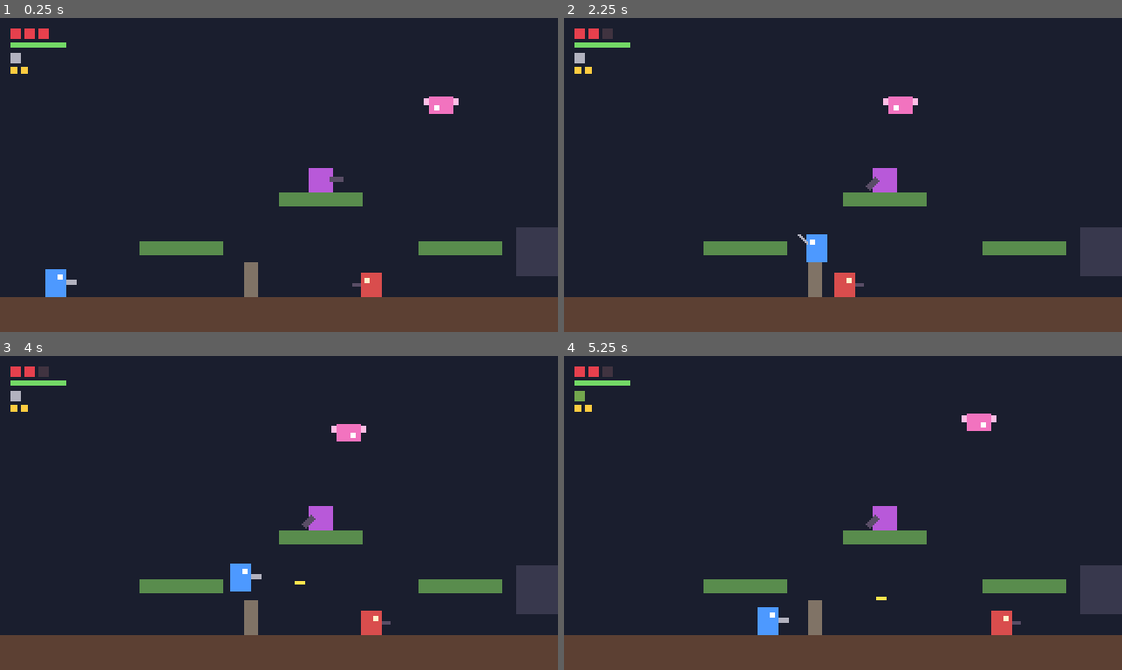
Above: before the commit, frames 1-4 (two rows, left to right).
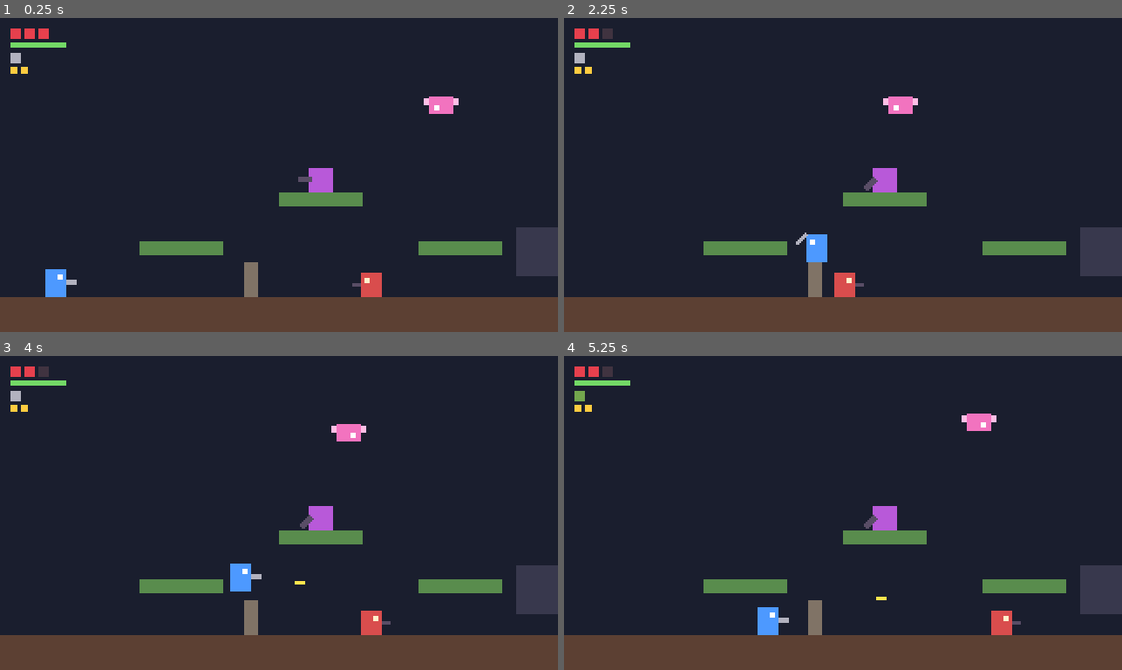
Above: after the commit, the same moments.

Repository: larrycxcx/zonebreaker-public
Game: Godot game, scene res://scenes/main.tscn
The game is run twice, just before and just after one commit, with the same random seed, the same clock (stepped at 60 frames per second) and the same inputs. Sound files missing from this copy of the repository are replaced by a short silence.
Inputs (mouse positions are in pixels of both pictures, inside the frame that each line leads up to):
- Up to frame 1 (0.25 s): no input
- Up to frame 2 (2.25 s): tap Enter at 0.5 s; move the mouse to (965, 159) at 0.52 s; hold J (shoot) 0.53-1.28 s; hold D (move_right) 0.53-2.03 s; click (965, 159) at 0.67 s; tap Space (jump) at 0.77, 1.52 s; move the mouse to (731, 190) at 1.27 s; tap S (aim_down) at 1.35 s; tap J (shoot) at 1.55 s; move the mouse to (898, 105) at 2.02 s; hold A (move_left) from 2.03 s (still down); hold W (aim_up) from 2.03 s (still down)
- Up to frame 3 (4 s): tap J (shoot) at 2.3, 3.05 s; move the mouse to (251, 575) at 2.77 s; release A (move_left) at 2.78 s; release W (aim_up) at 2.78 s; hold D (move_right) from 2.78 s (still down); tap Ctrl (crouch) at 2.85 s; click (251, 575) at 2.92 s; tap Space (jump) at 3.02, 3.77 s; move the mouse to (446, 560) at 3.52 s; hold J (shoot) from 3.53 s (still down)
- Up to frame 4 (5.25 s): move the mouse to (675, 465) at 4.27 s; release D (move_right) at 4.28 s; release J (shoot) at 4.28 s; hold A (move_left) 4.28-5.03 s; tap Alt (sprint) at 4.35 s; tap Space (jump) at 4.52 s; tap J (shoot) at 4.55 s; move the mouse to (870, 513) at 5.02 s; hold D (move_right) from 5.03 s (still down); hold J (shoot) from 5.03 s (still down); tap Shift (switch_weapon) at 5.1 s; click (870, 513) at 5.17 s

The runs differ from the first frame. In frame 1, less than 0.1% of the frame differs, in the area x 53-62%, y 50-53%; in frame 2, less than 0.1%; in frame 3, less than 0.1%; in frame 4, less than 0.1%.

Commit message:
Fix characters vanishing when flipped: stop using negative scale
Flipping a Visual with scale.x = -1 makes its ColorRect children report
a broken global rect (offset by a full body width, negative height).
The renderer culls canvas items by that rect, so the whole character was
dropped at some positions - Boss A vanished on about 19% of its airborne
frames. The player and every enemy flipped the same way.

Flipping now mirrors each child's x position instead (VisualFlip), with
scale kept positive, and rotating gun barrels aim through
VisualFlip.aim_gun(). tests/test_visuals.gd checks the rects stay valid
and that turning around mirrors the parts, which headless tests can
verify without rendering.

Co-Authored-By: Claude Opus 5 <noreply@anthropic.com>

Diff:
--- a/scenes/boss_a.tscn
+++ b/scenes/boss_a.tscn
@@ -23,12 +23,12 @@
 burst_min = 3
 burst_max = 3
 shoot_event = &"turret_shoot"
+gun_visual = NodePath("Visual/Gun")
 
 [node name="CollisionShape2D" type="CollisionShape2D" parent="."]
 shape = SubResource("RectangleShape2D_1")
 
 [node name="Visual" type="Node2D" parent="."]
-scale = Vector2(-1, 1)
 
 [node name="Body" type="ColorRect" parent="Visual"]
 offset_left = -12.0
@@ -58,6 +58,5 @@
 offset_top = 7.0
 offset_right = 17.0
 offset_bottom = 11.0
-pivot_offset = Vector2(0, 2)
 mouse_filter = 2
 color = Color(0.25, 0.25, 0.28, 1)
--- a/scripts/boss_a.gd
+++ b/scripts/boss_a.gd
@@ -41,9 +41,6 @@
 var _roam_dir := -1
 var _turn_timer := 0.0
 var _jump_timer := 0.0
-
-@onready var _gun: Control = $Visual/Gun
-
 
 func _ready() -> void:
 	super()
@@ -146,7 +143,6 @@
 	return global_position + d * MUZZLE_REACH
 
 
-## 占位美术：身体朝向 + 枪管转到瞄准方向（Visual 左右翻转，所以枪管按翻转后的本地方向转）。
+## 占位美术：身体朝向 + 枪管转到瞄准方向（枪管由基类按 gun_visual 转，方向取 shoot_direction()）。
 func _show_facing() -> void:
-	_visual.scale.x = facing
-	_gun.rotation = Vector2(aim_direction.x * facing, aim_direction.y).angle()
+	_apply_visual_facing()
--- a/scripts/enemy.gd
+++ b/scripts/enemy.gd
@@ -79,6 +79,8 @@
 var _stand_height := 0.0
 ## 当前瞄准方向已经保持了多久。
 var _aim_timer := 0.0
+## Visual 下每个子节点朝右时的横向位置，翻转时按它镜像（见 VisualFlip）。
+var _visual_bases := {}
 
 @onready var _visual: Node2D = $Visual
 ## 枪口。新敌人把它直接挂在本体下（`Muzzle`），和外观无关（见 CLAUDE.md「皮肤与素材包」）；
@@ -96,6 +98,8 @@
 func _ready() -> void:
 	add_to_group(GROUP)
 	health = max_health
+	_visual_bases = VisualFlip.capture(_visual)
+	_apply_visual_facing()
 	_stand_height = (_shape.shape as RectangleShape2D).size.y
 
 
@@ -179,18 +183,18 @@
 	return aim != Aim.LEVEL
 
 
-## 占位美术：把枪管转到瞄准方向。
+## 按当前朝向摆放外观。**不要用负的 scale 翻转**，原因见 VisualFlip。
+func _apply_visual_facing() -> void:
+	VisualFlip.apply(_visual_bases, facing)
+	_show_aim()
+
+
+## 占位美术：把枪管转到开火方向。
 func _show_aim() -> void:
 	var gun := get_node_or_null(gun_visual) as Control
 	if gun == null:
 		return
-	match aim:
-		Aim.DIAGONAL_UP:
-			gun.rotation = -PI / 4.0
-		Aim.DIAGONAL_DOWN:
-			gun.rotation = PI / 4.0
-		_:
-			gun.rotation = 0.0
+	VisualFlip.aim_gun(gun, facing, shoot_direction())
 
 
 ## 从枪口到 `point` 之间有没有实心障碍（墙、地面、矮通道）挡着；单向平台不挡。规则见 Sight。
--- a/scripts/enemy_flyer.gd
+++ b/scripts/enemy_flyer.gd
@@ -32,7 +32,7 @@
 func _ready() -> void:
 	super()
 	facing = start_direction
-	_visual.scale.x = facing
+	_apply_visual_facing()
 	set_anchor(global_position)
 
 
@@ -112,4 +112,4 @@
 	if value == facing:
 		return
 	facing = value
-	_visual.scale.x = facing
+	_apply_visual_facing()
--- a/scripts/enemy_turret.gd
+++ b/scripts/enemy_turret.gd
@@ -20,4 +20,4 @@
 	if offset_x == 0.0:
 		return
 	facing = signi(offset_x)
-	_visual.scale.x = facing
+	_apply_visual_facing()
--- a/scripts/enemy_walker.gd
+++ b/scripts/enemy_walker.gd
@@ -60,7 +60,7 @@
 
 
 func _apply_facing() -> void:
-	_visual.scale.x = facing
+	_apply_visual_facing()
 	_floor_check.position.x = absf(_floor_check.position.x) * facing
 	_wall_check.target_position.x = absf(_wall_check.target_position.x) * facing
 	# 掉头后立刻重算，避免下一帧还用旧结果导致反复抖动。
--- a/scripts/player.gd
+++ b/scripts/player.gd
@@ -91,6 +91,8 @@
 ## 每把武器一个槽，各自记冷却和弹药：切走再切回来，冷却和弹药都还在。
 var _slots: Array[WeaponSlot] = []
 var _ultimate := WeaponSlot.new()
+## Visual 下每个子节点朝右时的横向位置，翻转时按它镜像（见 VisualFlip）。
+var _visual_bases := {}
 var _invincible_timer := 0.0
 ## 不闪烁的无敌（终极武器用）。暂停期间玩家的计时也停着，所以它能覆盖整个定格。
 var _shield_timer := 0.0
@@ -127,6 +129,7 @@
 	var headroom := STAND_HEIGHT - CROUCH_HEIGHT
 	(_head_check.shape as RectangleShape2D).size.y = headroom
 	_head_check.position.y = -STAND_HEIGHT / 2.0 + headroom / 2.0
+	_visual_bases = VisualFlip.capture(_visual)
 
 
 func _physics_process(delta: float) -> void:
@@ -191,7 +194,7 @@
 	var speed := move_speed * _speed_scale()
 	if direction != 0.0:
 		facing = signi(direction)
-		_visual.scale.x = facing
+		VisualFlip.apply(_visual_bases, facing)
 		velocity.x = move_toward(velocity.x, direction * speed, acceleration * control * delta)
 	else:
 		velocity.x = move_toward(velocity.x, 0.0, friction * control * delta)
--- /dev/null
+++ b/scripts/visual_flip.gd
@@ -0,0 +1,42 @@
+class_name VisualFlip
+extends RefCounted
+## 外观左右翻转的共用做法：**不要用负的 `scale`**。
+##
+## 负 scale 会让 `Visual` 下的 Control（占位美术用的 ColorRect）算出错误的绘制矩形
+## （`get_global_rect()` 的位置整整偏出一个身宽、高度是负的），引擎按这个矩形做屏幕剔除，
+## 于是在某些位置整块外观会被当成「在屏幕外」直接不画——表现为 Boss A 跳到空中时偶尔整个消失。
+## 每个角色都是这么翻转的，只是 Boss A 体积最大、跳得最高，才把问题暴露出来。
+##
+## 这里改成保持 scale 为正，把 `Visual` 下每个子节点的横向位置镜像过去：
+## 方块（Control）按 `-x - 宽度` 镜像（镜像的是整块矩形），枪口之类的点（Node2D）按 `-x` 镜像。
+## 场景里一律按**朝右**的摆法来摆。
+
+
+## 记下 Visual 下每个子节点的原始横向位置，在翻转之前调用一次（一般在 _ready 里）。
+static func capture(visual: Node2D) -> Dictionary:
+	var bases := {}
+	for child in visual.get_children():
+		if child is Control:
+			bases[child] = (child as Control).position.x
+		elif child is Node2D:
+			bases[child] = (child as Node2D).position.x
+	return bases
+
+
+## 按朝向摆放：facing = 1 用原始位置，facing = -1 镜像。
+static func apply(bases: Dictionary, facing: int) -> void:
+	for child in bases:
+		var base: float = bases[child]
+		if child is Control:
+			var rect := child as Control
+			rect.position.x = base if facing > 0 else -base - rect.size.x
+		else:
+			(child as Node2D).position.x = base if facing > 0 else -base
+
+
+## 把会转动的枪管（占位美术）指向 direction。
+## 枪管场景里按「朝右、从身体伸出去」摆；转动中心取靠身体那一端，朝左时它在矩形的右边。
+static func aim_gun(gun: Control, facing: int, direction: Vector2) -> void:
+	gun.pivot_offset = Vector2(0.0 if facing > 0 else gun.size.x, gun.size.y / 2.0)
+	# 朝左时矩形本身已经镜像过去了（自身的 +x 指向身体），所以要多转半圈。
+	gun.rotation = direction.angle() - (0.0 if facing > 0 else PI)
--- a/tests/run_tests.gd
+++ b/tests/run_tests.gd
@@ -23,6 +23,7 @@
 	"ultimate": "res://tests/test_ultimate.gd",
 	"boss": "res://tests/test_boss.gd",
 	"boss_a": "res://tests/test_boss_a.gd",
+	"visuals": "res://tests/test_visuals.gd",
 	"audio": "res://tests/test_audio.gd",
 }
 
--- a/tests/test_enemy_aim.gd
+++ b/tests/test_enemy_aim.gd
@@ -41,6 +41,12 @@
 	if is_instance_valid(enemy):
 		enemy.shot_fired.disconnect(record)
 	return {"shots": shots, "moved": absf(enemy.global_position.x - x0) if is_instance_valid(enemy) else 0.0, "stood_still": stood_still}
+
+
+## 枪管（占位美术）实际指着哪个方向：枪管按「朝右」摆，朝左时整块镜像过去，所以本地 +x 指向身体。
+func gun_direction(e: Enemy) -> Vector2:
+	var gun: Control = e.get_node(e.gun_visual)
+	return (Vector2.RIGHT if e.facing > 0 else Vector2.LEFT).rotated(gun.rotation)
 
 
 func _all_toward(shots: Array, expected: Vector2) -> bool:
@@ -104,7 +110,7 @@
 	check("B aims diagonally up", b.aim == Enemy.Aim.DIAGONAL_UP, str(b.aim))
 	check("B fires diagonally up-left", _all_toward(w["shots"], Vector2(-DIAGONAL, -DIAGONAL)), str(w["shots"].map(func(s): return s["direction"])))
 	check("B still fires in bursts", w["shots"].size() >= 2, str(w["shots"].size()))
-	check("the gun is turned up", is_equal_approx(b.get_node(b.gun_visual).rotation, -PI / 4.0))
+	check("the gun points up-left", gun_direction(b).is_equal_approx(Vector2(-DIAGONAL, -DIAGONAL)), str(gun_direction(b)))
 
 
 func test_a_burst_keeps_its_direction() -> void:
@@ -214,7 +220,7 @@
 	check("the turret aims diagonally up", turret.aim == Enemy.Aim.DIAGONAL_UP, str(turret.aim))
 	check("it fires up-left", _all_toward(w["shots"], Vector2(-DIAGONAL, -DIAGONAL)), str(w["shots"].map(func(s): return s["direction"])))
 	check("the player on the platform gets hit", player.health < player.max_health, str(player.health))
-	check("the barrel is turned up", is_equal_approx(turret.get_node(turret.gun_visual).rotation, -PI / 4.0))
+	check("the barrel points up-left", gun_direction(turret).is_equal_approx(Vector2(-DIAGONAL, -DIAGONAL)), str(gun_direction(turret)))
 
 
 func test_turret_turns_for_a_diagonal_target_behind_it() -> void:
--- a/tests/test_player.gd
+++ b/tests/test_player.gd
@@ -36,7 +36,10 @@
 	Input.action_press("move_left")
 	await frames(20)
 	check("moves left", player.global_position.x < start_x - 10.0, str(player.global_position.x))
-	check("faces left", player.facing == -1 and player._visual.scale.x == -1.0)
+	# 翻转不用负 scale（会让外观被错误剔除，见 VisualFlip）：枪的方块镜像到身体左边
+	var gun: Control = player._visual.get_node("Gun")
+	check("faces left", player.facing == -1 and player._visual.scale.x == 1.0)
+	check("the gun is mirrored to the left", gun.position.x + gun.size.x <= 0.0, str(gun.get_rect()))
 
 
 func test_jump_height_and_short_hop() -> void:
--- /dev/null
+++ b/tests/test_visuals.gd
@@ -0,0 +1,96 @@
+extends GameTest
+## 外观翻转：一律保持 scale 为正，靠镜像子节点的横向位置来左右翻转（见 VisualFlip）。
+##
+## 为什么要专门测：用负的 scale 翻转时，Visual 下的 ColorRect 算出来的绘制矩形是错的
+## （位置整整偏出一个身宽、高度为负），引擎按它做屏幕剔除，角色在某些位置会整块不画出来——
+## Boss A 跳到空中时偶尔整个消失就是这个原因。矩形对不对在无头模式下也能检查，不需要真的渲染。
+
+## 关卡里各种角色的节点路径。
+const ACTORS := [
+	"Player", "Enemies/WalkerA", "Enemies/WalkerB", "Enemies/WalkerC",
+	"Enemies/ChaserD", "Enemies/FlyerE", "Enemies/Turret1", "Enemies/BossA",
+]
+
+
+func actors() -> Array:
+	var found := []
+	for path in ACTORS:
+		found.append(main.get_node(path))
+	return found
+
+
+## 让它朝某个方向，并按各自的方式刷新外观。
+func face(actor: Node, facing: int) -> void:
+	actor.facing = facing
+	if actor is Player:
+		VisualFlip.apply(actor._visual_bases, facing)
+	else:
+		(actor as Enemy)._apply_visual_facing()
+
+
+## Visual 下所有的外观方块。
+func rects(actor: Node) -> Array:
+	return actor.get_node("Visual").get_children().filter(func(c): return c is Control)
+
+
+func test_no_negative_scale() -> void:
+	await reset_scene(true)
+	for actor in actors():
+		for facing in [-1, 1]:
+			face(actor, facing)
+			await frames(1)
+			var visual: Node2D = actor.get_node("Visual")
+			check("%s: visual scale stays positive facing %d" % [actor.name, facing], visual.scale.x > 0.0, str(visual.scale))
+
+
+func test_visual_rects_stay_valid() -> void:
+	# 每个外观方块的全局矩形都要是正的尺寸、并且真的盖在身体上（这正是被引擎拿去剔除的矩形）
+	await reset_scene(true)
+	for actor in actors():
+		for facing in [-1, 1]:
+			face(actor, facing)
+			await frames(1)
+			for rect in rects(actor):
+				var r: Rect2 = rect.get_global_rect()
+				check("%s/%s facing %d: rect has positive size" % [actor.name, rect.name, facing],
+					r.size.x > 0.0 and r.size.y > 0.0, str(r))
+				check("%s/%s facing %d: rect sits on the body" % [actor.name, rect.name, facing],
+					r.grow(2.0).has_point(actor.global_position) or actor.global_position.distance_to(r.get_center()) < 24.0,
+					"%s vs body at %s" % [r, actor.global_position])
+
+
+func test_facing_left_mirrors_facing_right() -> void:
+	# 朝左时的摆位正好是朝右时的镜像（E 的左右翅膀这种对称的一对会互换，也满足这条）
+	await reset_scene(true)
+	for actor in actors():
+		var moved := false
+		for child in actor.get_node("Visual").get_children():
+			face(actor, 1)
+			await frames(1)
+			var right := part_center(child)
+			face(actor, -1)
+			await frames(1)
+			var left := part_center(child)
+			moved = moved or absf(right) > 0.5
+			check("%s/%s mirrors when turning around" % [actor.name, child.name], is_equal_approx(left, -right), "%.2f vs %.2f" % [left, right])
+		check("%s has parts that actually change side" % actor.name, moved)
+
+
+## 这个部件横向的中心位置（方块取矩形中心，枪口这类点取它自己）。
+func part_center(child: Node) -> float:
+	if child is Control:
+		return (child as Control).position.x + (child as Control).size.x / 2.0
+	return (child as Node2D).position.x
+
+
+func test_muzzles_follow_facing() -> void:
+	# 枪口跟着换边，子弹才会从正确的一侧飞出去
+	await reset_scene(true)
+	for actor in actors():
+		var muzzle := actor.get_node_or_null("Visual/Muzzle") as Marker2D
+		if muzzle == null:
+			continue
+		for facing in [-1, 1]:
+			face(actor, facing)
+			await frames(1)
+			check("%s: muzzle is in front when facing %d" % [actor.name, facing], signf(muzzle.position.x) == float(facing), str(muzzle.position))
Not shown, added: scripts/visual_flip.gd.uid
